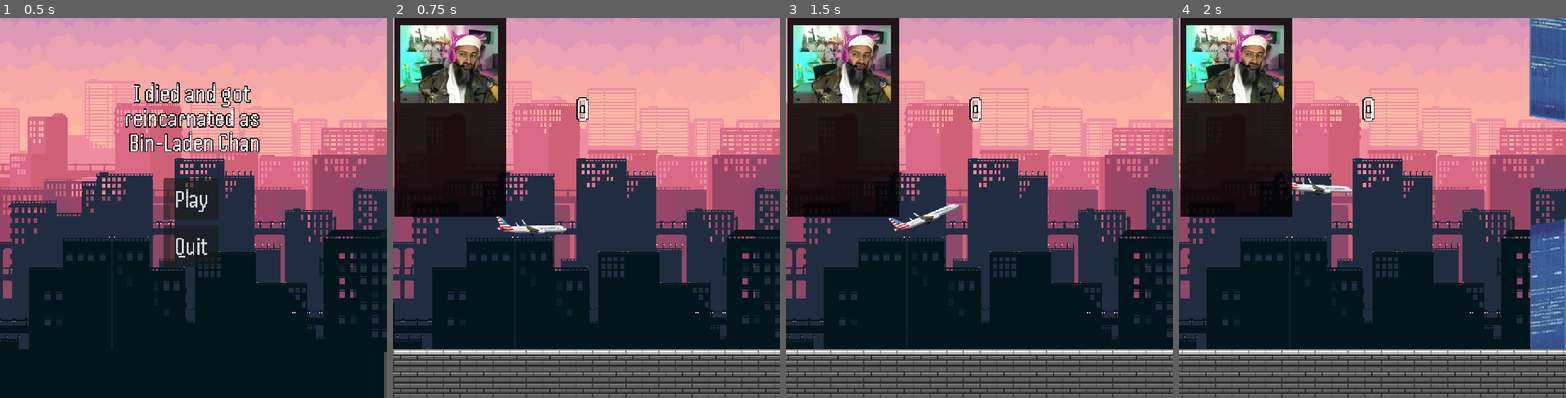
Above: before the commit, frames 1-4 (left to right).
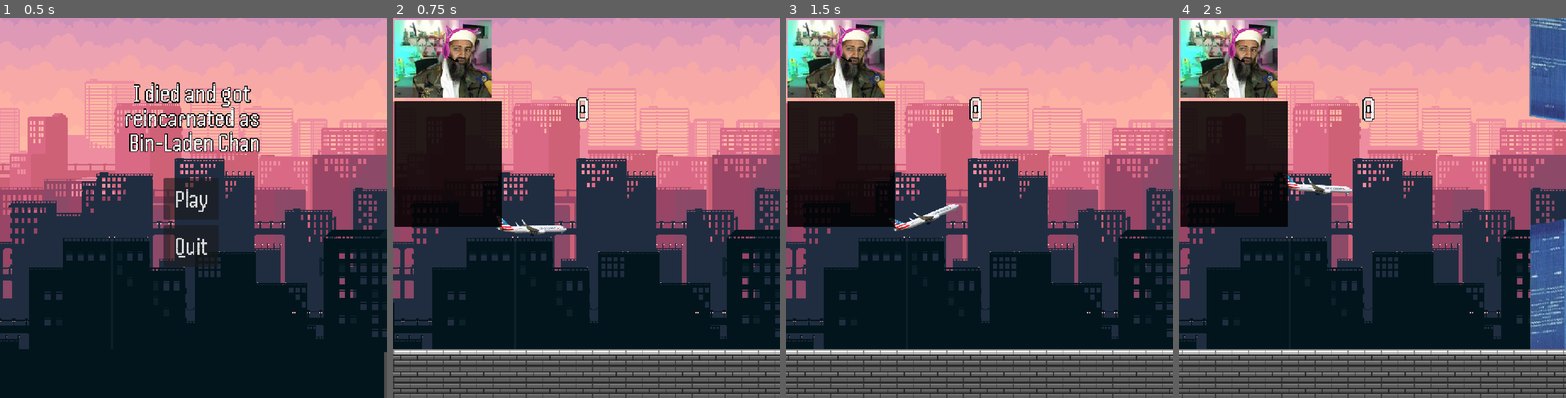
Above: after the commit, the same moments.

Repository: p1tuxn/A-Totally-Normal-Flappy-Bird-Game
Game: Godot game, scene res://Scenes/mainmenu.tscn
The game is run twice, just before and just after one commit, with the same random seed, the same clock (stepped at 60 frames per second) and the same inputs. Video files are missing from this copy of the repository; at most half a second of black plays in their place.
Inputs (mouse positions are in pixels of both pictures, inside the frame that each line leads up to):
- Up to frame 1 (0.5 s): no input
- Up to frame 2 (0.75 s): click "Play" at 0.5 s
- Up to frame 3 (1.5 s): tap Enter (ui_accept) at 1.25 s; move the mouse to (1064, 189) at 1.27 s; click (1064, 189) at 1.42 s
- Up to frame 4 (2 s): tap Enter (ui_accept) at 1.52, 1.82 s

Frame 1 is identical in both runs. In frame 2, 6.5% of the frame differs, in the area x 0-30%, y 0-55%; in frame 3, 6.5%; in frame 4, 6.5%.

Commit message:
refactor: optimize chat video size

Diff:
--- a/Scenes/main.tscn
+++ b/Scenes/main.tscn
@@ -13,8 +13,8 @@
 [ext_resource type="Texture2D" uid="uid://cwcqj41w8ckgb" path="res://Assets/5.png" id="8_k12tt"]
 [ext_resource type="Texture2D" uid="uid://dc3sxiagaoju" path="res://Assets/6.png" id="9_h1bgf"]
 [ext_resource type="FontFile" uid="uid://dplp6iacay57l" path="res://Assets/Fonts/Handjet-VariableFont_ELGR,ELSH,wght.ttf" id="13_fdnlq"]
-[ext_resource type="VideoStream" uid="uid://i5alm1mnutxc" path="res://Assets/fake-twitch-chat-vertical_via_10015_io.ogv" id="14_jkdf5"]
 [ext_resource type="Shader" uid="uid://4wdj4eolpyxu" path="res://Scripts/main.gdshader" id="14_wsu2k"]
+[ext_resource type="VideoStream" uid="uid://o3a4sklnt13i" path="res://Assets/fake-twitch-chat-vertical_via_10015_io_1.ogv" id="15_k12tt"]
 [ext_resource type="Texture2D" uid="uid://3k3opkman46f" path="res://Assets/osama.png" id="16_k12tt"]
 
 [sub_resource type="TileSetAtlasSource" id="TileSetAtlasSource_21xkr"]
@@ -150,7 +150,7 @@
 offset_top = -1.0
 offset_right = 1032.0
 offset_bottom = 45.0
-theme_override_constants/outline_size = 5
+theme_override_constants/outline_size = 7
 theme_override_fonts/font = ExtResource("13_fdnlq")
 theme_override_font_sizes/font_size = 50
 
@@ -158,16 +158,18 @@
 z_index = 1
 material = SubResource("ShaderMaterial_wsu2k")
 offset_left = 4.0
-offset_right = 1084.0
-offset_bottom = 1920.0
-scale = Vector2(0.29988348, 0.29988348)
-stream = ExtResource("14_jkdf5")
+offset_top = 240.0
+offset_right = 784.0
+offset_bottom = 1154.0
+scale = Vector2(0.4, 0.4)
+stream = ExtResource("15_k12tt")
 autoplay = true
 expand = true
+loop = true
 
 [node name="Osama" type="Sprite2D" parent="." unique_id=740486461]
 z_index = 1
-position = Vector2(162, 134)
+position = Vector2(145, 118)
 scale = Vector2(1.7602742, 1.7602742)
 texture = ExtResource("16_k12tt")
 
--- a/Scripts/main.gdshader
+++ b/Scripts/main.gdshader
@@ -1,8 +1,8 @@
 shader_type canvas_item;
 
 uniform vec3 chroma_key_color : source_color = vec3(0.0, 1.0, 0.0);
-uniform float pickup_range : hint_range(0.0, 1.0) = 0.1;
-uniform float fade_amount : hint_range(0.0, 1.0) = 0.1;
+uniform float pickup_range : hint_range(0.0, 1.0) = 0.3;
+uniform float fade_amount : hint_range(0.0, 1.0) = 0.12;
 
 void fragment() {
     vec4 color = texture(TEXTURE, UV);
Not shown, added: Assets/fake-twitch-chat-vertical_via_10015_io_1.ogv.uid
Not shown, added: Assets/fake-twitch-chat-vertical_via_10015_io_1.ogv
